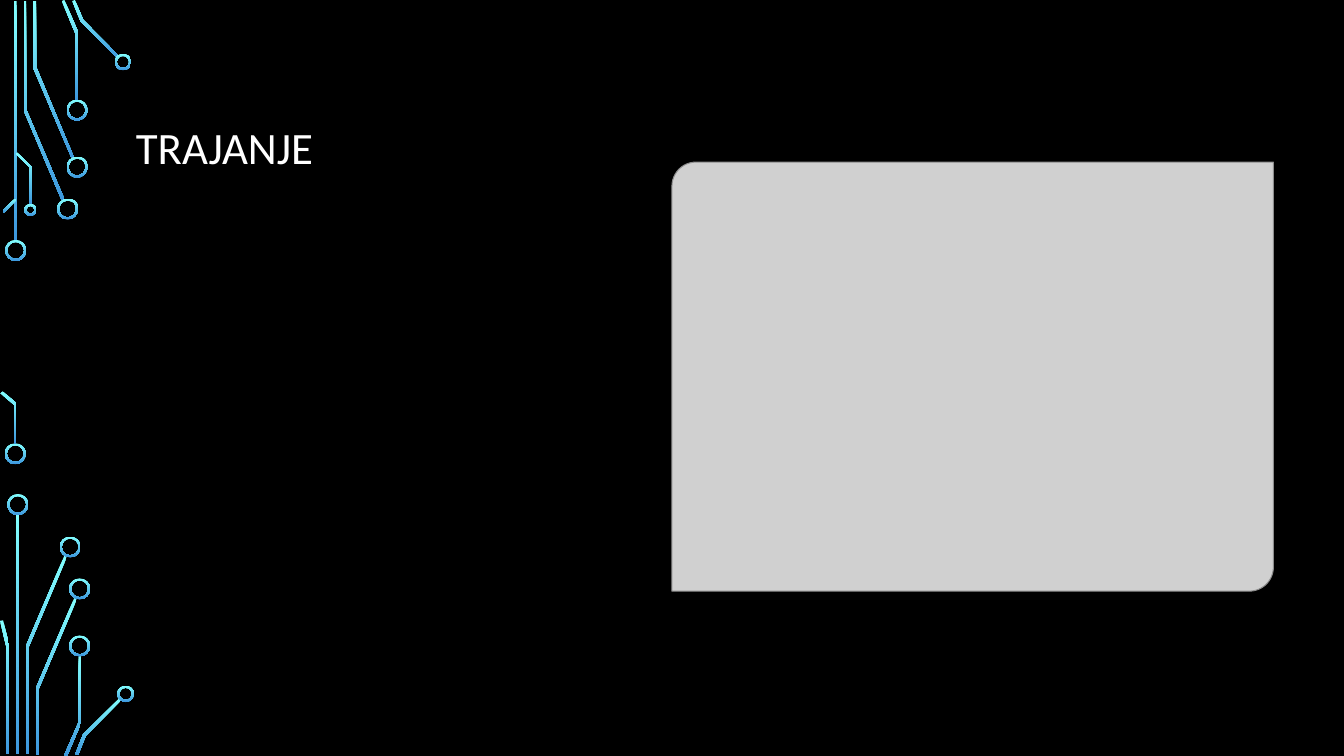
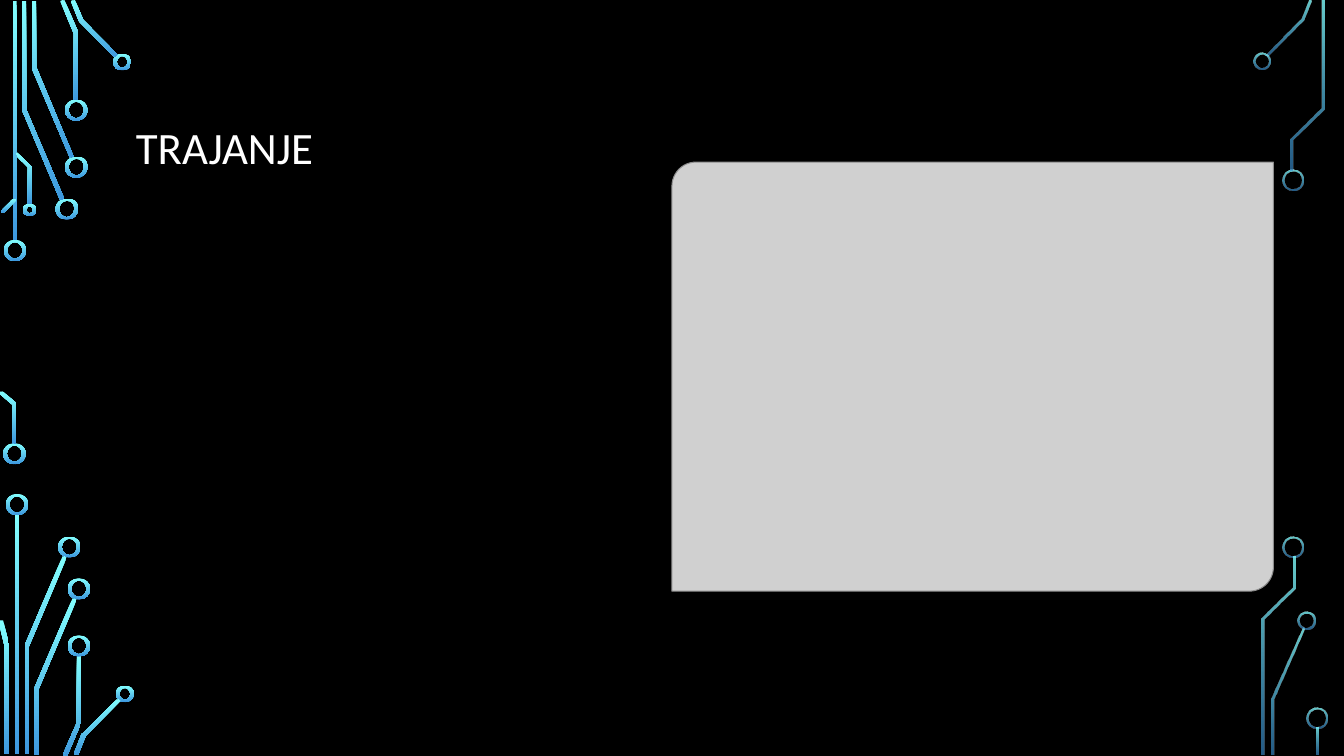
Before and after one commit to MatteoPlisic/Se, a slide deck: slide 7 of Green coding ppt.pptx. Drawn at 1344x756 pixels with LibreOffice and Linux fonts; fonts in the diff are those of the drawing; grey boxes stand for pictures; background and template pictures are left out. Boxes give left, top, right and bottom in pixels: in the first picture for what was removed or moved away, otherwise in the second. Text is boxed around its words. In the diff, an @@ line names an element or a change of style, - is before the commit and + after.

```diff
--- a/Green coding ppt.pptx
+++ b/Green coding ppt.pptx
@@ rectangle removed at box(0, 0, 1344, 756) @@
@@ group added at box(3, 52, 1328, 754): 16 freeform shapes @@
```
Also in this commit, not shown: 21 other slides changed, 4 slides added, 2 slides removed.
